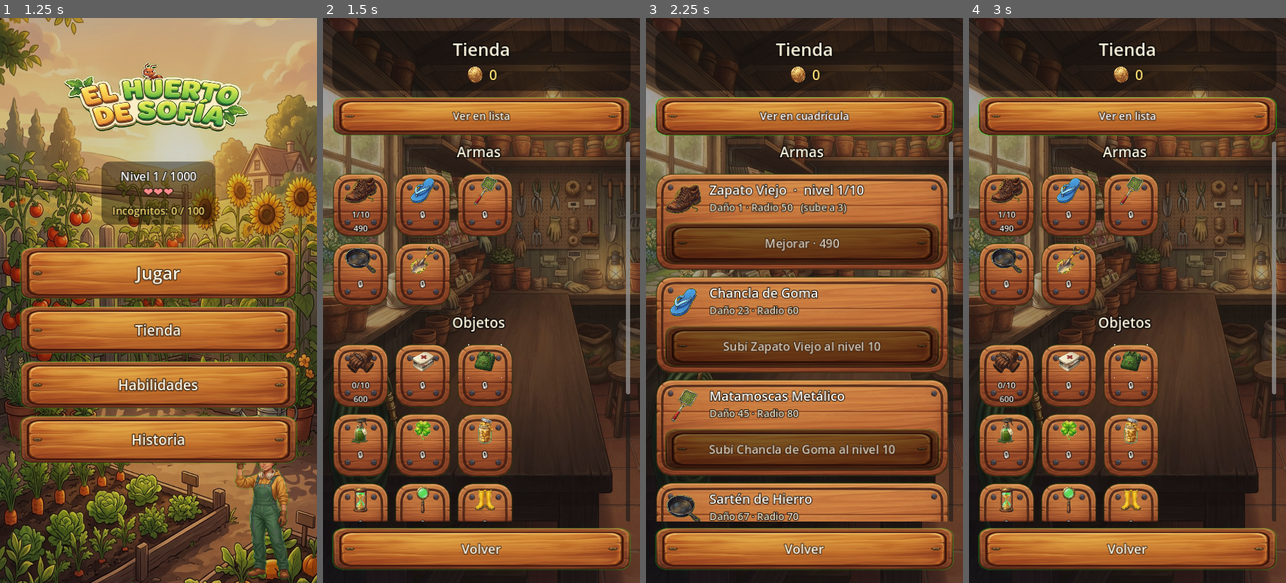
Above: before the commit, frames 1-4 (left to right).
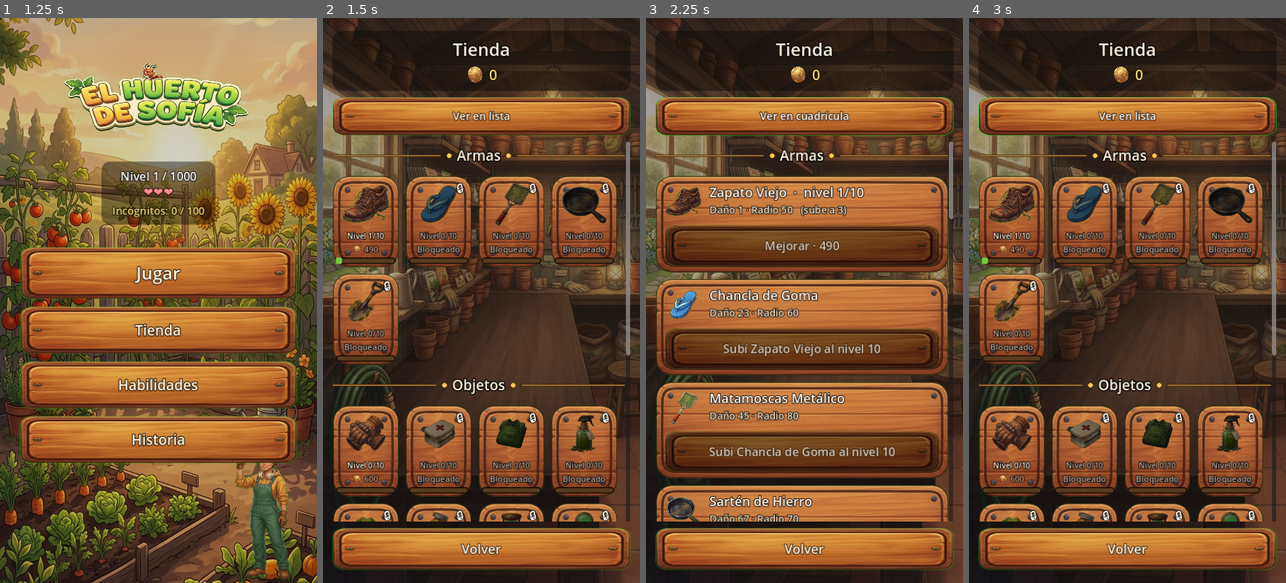
Above: after the commit, the same moments.

Repository: Nitanzw/Mikumemoria
Game: Godot game, scene res://scenes/story/story_intro.tscn
The game is run twice, just before and just after one commit, with the same random seed, the same clock (stepped at 60 frames per second) and the same inputs.
Inputs:
- Up to frame 1 (1.25 s): click "Saltar ▸" at 0.5 s
- Up to frame 2 (1.5 s): click "Tienda" at 1.25 s
- Up to frame 3 (2.25 s): click "Ver en lista" at 2 s
- Up to frame 4 (3 s): click "Ver en cuadrícula" at 2.75 s

Frame 1 is identical in both runs. In frame 2, 35% of the frame differs, in the area x 2-97%, y 22-90%; in frame 3, 22%; in frame 4, 35%.

Commit message:
Mostrar el avance en la cuadrícula de la tienda
Con 10 niveles por artículo, un "3/10" en texto chico no alcanza para ver
de un barrido en qué estás cerca de completar. Cada casillero pasa a
mostrar ícono, nivel sobre el máximo, el precio con la moneda al lado y
una barra de progreso, que se pone dorada cuando el artículo está
completo: ésa es la señal de que se desbloqueó el siguiente eslabón.

Lo bloqueado va con el ícono apagado y un candado en la esquina, para
distinguirlo sin leer. Las secciones se separan con un filete y dos
cuentas doradas a cada lado del título; antes eran Labels sueltos y las
tres secciones se leían como una lista larga sin cortes. La grilla pasa
de 3 a 4 columnas.

Y la cadena traba conseguir un artículo, no seguir mejorándolo. Salió de
probar con un guardado migrado: un arma que ya venía comprada quedaba
mostrando "Nivel 1/10" y "Bloqueado" a la vez, que no significa nada.

Co-Authored-By: Claude Opus 5 <noreply@anthropic.com>
Claude-Session: https://claude.ai/code/session_017CZQGSdpv5Kh1U4gJuW4s1

Diff:
--- a/scripts/menu/shop_ui.gd
+++ b/scripts/menu/shop_ui.gd
@@ -32,8 +32,15 @@
 @onready var header: PanelContainer = $Margin/VBox/Header
 @onready var back_button: Button = $Margin/VBox/BackButton
 
-const GRID_COLUMNS := 3
-const TILE := Vector2(96, 108)
+const GRID_COLUMNS := 4
+const TILE := Vector2(114, 156)
+
+## Alto de la barrita de nivel de cada casillero.
+const BAR_HEIGHT := 11.0
+const BAR_FILLED := Color(0.44, 0.82, 0.24)
+const BAR_FULL := Color(1.0, 0.78, 0.24)
+const BAR_TRACK := Color(0.34, 0.23, 0.12, 1.0)
+const COIN_ICON := "res://assets/sprites/ui/coin.png"
 
 var _grid_view: bool = true
 var _view_button: Button
@@ -130,20 +137,27 @@
 		grid.add_child(_build_tile(item_id, are_weapons))
 	return grid
 
-## Casillero de la cuadrícula: ícono grande, y abajo el estado (precio,
-## nivel comprado, o "Equipado"). Sin texto largo: para eso está la ficha.
+## Casillero de la cuadrícula: ícono, nivel, barra de progreso y precio
+## con la moneda. La barra es lo que hace que el avance se lea de un
+## vistazo — con 10 niveles por artículo, "3/10" en texto chico no
+## alcanza para ver de un barrido en qué estás cerca de completar.
 func _build_tile(item_id: String, is_weapon: bool) -> Control:
+	var info := _tile_info(item_id, is_weapon)
+
 	var button := Button.new()
 	button.custom_minimum_size = TILE
-	button.add_theme_stylebox_override("normal", UITheme.card_style())
-	button.add_theme_stylebox_override("hover", UITheme.card_style())
-	button.add_theme_stylebox_override("pressed", UITheme.card_style())
+	for state in ["normal", "hover", "pressed"]:
+		button.add_theme_stylebox_override(state, UITheme.card_style())
 	button.pressed.connect(_show_detail.bind(item_id, is_weapon))
 
 	var box := VBoxContainer.new()
 	box.mouse_filter = Control.MOUSE_FILTER_IGNORE
 	box.set_anchors_preset(Control.PRESET_FULL_RECT)
-	box.add_theme_constant_override("separation", 2)
+	box.offset_left = 6.0
+	box.offset_right = -6.0
+	box.offset_top = 6.0
+	box.offset_bottom = -6.0
+	box.add_theme_constant_override("separation", 3)
 	button.add_child(box)
 
 	var icon := TextureRect.new()
@@ -151,34 +165,138 @@
 	if path != "" and ResourceLoader.exists(path):
 		icon.texture = load(path)
 	icon.custom_minimum_size = Vector2(0, 58)
+	icon.size_flags_vertical = Control.SIZE_EXPAND_FILL
 	icon.expand_mode = TextureRect.EXPAND_IGNORE_SIZE
 	icon.stretch_mode = TextureRect.STRETCH_KEEP_ASPECT_CENTERED
 	icon.mouse_filter = Control.MOUSE_FILTER_IGNORE
+	# Lo bloqueado se apaga: se distingue sin tener que leer el candado.
+	if info["locked"]:
+		icon.modulate = Color(0.5, 0.46, 0.42)
 	box.add_child(icon)
 
-	var status := Label.new()
-	status.text = _tile_status(item_id, is_weapon)
-	status.horizontal_alignment = HORIZONTAL_ALIGNMENT_CENTER
-	status.autowrap_mode = TextServer.AUTOWRAP_WORD_SMART
-	status.mouse_filter = Control.MOUSE_FILTER_IGNORE
-	UITheme.style_body(status, 14)
-	box.add_child(status)
+	var level_label := Label.new()
+	level_label.text = info["level_text"]
+	level_label.horizontal_alignment = HORIZONTAL_ALIGNMENT_CENTER
+	level_label.mouse_filter = Control.MOUSE_FILTER_IGNORE
+	UITheme.style_body(level_label, 13)
+	level_label.add_theme_color_override("font_color", info["level_color"])
+	box.add_child(level_label)
+
+	# Precio con la moneda al lado. Un número suelto no dice si es plata
+	# o si es el nivel; con el ícono se lee de una.
+	var cost_row := HBoxContainer.new()
+	cost_row.alignment = BoxContainer.ALIGNMENT_CENTER
+	cost_row.add_theme_constant_override("separation", 4)
+	cost_row.mouse_filter = Control.MOUSE_FILTER_IGNORE
+	if int(info["cost"]) > 0 and ResourceLoader.exists(COIN_ICON):
+		var coin := TextureRect.new()
+		coin.texture = load(COIN_ICON)
+		coin.custom_minimum_size = Vector2(15, 15)
+		coin.expand_mode = TextureRect.EXPAND_IGNORE_SIZE
+		coin.stretch_mode = TextureRect.STRETCH_KEEP_ASPECT_CENTERED
+		coin.mouse_filter = Control.MOUSE_FILTER_IGNORE
+		cost_row.add_child(coin)
+	var cost_label := Label.new()
+	cost_label.text = str(info["cost_text"])
+	cost_label.mouse_filter = Control.MOUSE_FILTER_IGNORE
+	UITheme.style_body(cost_label, 14)
+	cost_label.add_theme_color_override("font_color", info["cost_color"])
+	cost_row.add_child(cost_label)
+	box.add_child(cost_row)
+
+	box.add_child(_level_bar(int(info["level"]), int(info["max_level"])))
+
+	if info["locked"]:
+		button.add_child(_lock_badge())
 	return button
+
+## Candado en la esquina, encima del casillero. Va como hijo aparte del
+## VBox para poder posicionarlo libre sin empujar el resto.
+func _lock_badge() -> Control:
+	var badge := Label.new()
+	badge.text = "🔒"
+	badge.mouse_filter = Control.MOUSE_FILTER_IGNORE
+	badge.set_anchors_preset(Control.PRESET_TOP_RIGHT)
+	badge.offset_left = -32.0
+	badge.offset_top = 6.0
+	badge.offset_right = -8.0
+	badge.offset_bottom = 34.0
+	badge.horizontal_alignment = HORIZONTAL_ALIGNMENT_CENTER
+	UITheme.style_body(badge, 20)
+	return badge
+
+## Barra de nivel. Se pone dorada al estar completa, que es la señal de
+## que ya se puede pasar al siguiente eslabón de la cadena.
+func _level_bar(level: int, max_level: int) -> Control:
+	var track := Panel.new()
+	track.custom_minimum_size = Vector2(0, BAR_HEIGHT)
+	track.mouse_filter = Control.MOUSE_FILTER_IGNORE
+	var track_style := StyleBoxFlat.new()
+	track_style.bg_color = BAR_TRACK
+	track_style.set_corner_radius_all(int(BAR_HEIGHT / 2.0))
+	track_style.border_color = Color(0.10, 0.05, 0.02, 0.95)
+	track_style.set_border_width_all(2)
+	track.add_theme_stylebox_override("panel", track_style)
+
+	if level > 0 and max_level > 0:
+		var fill := Panel.new()
+		fill.mouse_filter = Control.MOUSE_FILTER_IGNORE
+		fill.set_anchors_preset(Control.PRESET_LEFT_WIDE)
+		fill.anchor_right = clampf(float(level) / float(max_level), 0.0, 1.0)
+		fill.offset_right = 0.0
+		var fill_style := StyleBoxFlat.new()
+		fill_style.bg_color = BAR_FULL if level >= max_level else BAR_FILLED
+		fill_style.set_corner_radius_all(3)
+		fill.add_theme_stylebox_override("panel", fill_style)
+		track.add_child(fill)
+	return track
+
+## Todo lo que el casillero necesita mostrar, en un solo lugar, para que
+## armas y objetos no tengan dos caminos distintos.
+func _tile_info(item_id: String, is_weapon: bool) -> Dictionary:
+	var level: int
+	var max_level: int
+	var cost: int
+	var locked: bool
+	if is_weapon:
+		level = GameManager.get_weapon_level(item_id)
+		max_level = WeaponSystem.MAX_LEVEL
+		cost = WeaponSystem.get_upgrade_cost(item_id, level)
+		locked = not WeaponSystem.is_unlocked(GameManager.weapon_levels, item_id)
+	else:
+		level = ItemSystem.get_level(GameManager.items, item_id)
+		max_level = ItemSystem.get_max_level(item_id)
+		cost = ItemSystem.get_cost(GameManager.items, item_id)
+		locked = not ItemSystem.is_unlocked(GameManager.items, item_id)
+
+	var cost_text := str(cost)
+	var cost_color := Color(1, 0.88, 0.5)
+	if locked:
+		cost_text = "Bloqueado"
+		cost_color = Color(0.72, 0.66, 0.6)
+		cost = 0
+	elif cost < 0:
+		cost_text = "Completo"
+		cost_color = Color(1, 0.82, 0.35)
+		cost = 0
+	elif GameManager.player_coins < cost:
+		cost_color = Color(0.85, 0.6, 0.5)
+
+	return {
+		"level": level,
+		"max_level": max_level,
+		"cost": cost,
+		"cost_text": cost_text,
+		"cost_color": cost_color,
+		"locked": locked,
+		"level_text": "Nivel %d/%d" % [level, max_level],
+		"level_color": Color(0.72, 0.66, 0.6) if locked else Color(0.96, 0.92, 0.84),
+	}
 
 func _icon_path(item_id: String, is_weapon: bool) -> String:
 	if is_weapon:
 		return str(WeaponSystem.get_weapon_data(item_id).get("sprite", ""))
 	return str(ItemSystem.get_item(item_id).get("icon", ""))
-
-func _tile_status(item_id: String, is_weapon: bool) -> String:
-	if is_weapon:
-		if not WeaponSystem.is_unlocked(GameManager.weapon_levels, item_id):
-			return "🔒"
-		var wl := GameManager.get_weapon_level(item_id)
-		var wcost := WeaponSystem.get_upgrade_cost(item_id, wl)
-		if wcost < 0:
-			return "MAX %d/%d" % [wl, WeaponSystem.MAX_LEVEL]
-		return "%d/%d\n%d" % [wl, WeaponSystem.MAX_LEVEL, wcost]
 
 	if not ItemSystem.is_unlocked(GameManager.items, item_id):
 		return "🔒"
@@ -225,13 +343,57 @@
 
 ## Separador con el nombre de la sección: sin esto, armas y objetos
 ## quedaban mezclados en una sola lista larga y no se entendía qué era qué.
+## Encabezado de sección: el título entre dos filetes con una cuenta
+## dorada a cada lado. Antes era un Label suelto y las tres secciones se
+## leían como una lista larga sin cortes.
 func _build_section(title: String) -> Control:
+	var row := HBoxContainer.new()
+	row.custom_minimum_size = Vector2(0, 48)
+	row.alignment = BoxContainer.ALIGNMENT_CENTER
+	row.add_theme_constant_override("separation", 8)
+	row.mouse_filter = Control.MOUSE_FILTER_IGNORE
+
+	row.add_child(_rule())
+	row.add_child(_bead())
+
 	var label := Label.new()
 	label.text = title
 	label.horizontal_alignment = HORIZONTAL_ALIGNMENT_CENTER
+	label.mouse_filter = Control.MOUSE_FILTER_IGNORE
 	UITheme.style_title(label, 24)
-	label.custom_minimum_size = Vector2(0, 44)
-	return label
+	row.add_child(label)
+
+	row.add_child(_bead())
+	row.add_child(_rule())
+	return row
+
+## Filete: se estira para llenar lo que sobra a cada lado del título.
+func _rule() -> Control:
+	var rule := Panel.new()
+	rule.custom_minimum_size = Vector2(0, 4)
+	rule.size_flags_horizontal = Control.SIZE_EXPAND_FILL
+	rule.size_flags_vertical = Control.SIZE_SHRINK_CENTER
+	rule.mouse_filter = Control.MOUSE_FILTER_IGNORE
+	var style := StyleBoxFlat.new()
+	style.bg_color = Color(0.62, 0.44, 0.20, 0.9)
+	style.set_corner_radius_all(2)
+	style.border_color = Color(0.25, 0.15, 0.05, 0.8)
+	style.set_border_width_all(1)
+	rule.add_theme_stylebox_override("panel", style)
+	return rule
+
+func _bead() -> Control:
+	var bead := Panel.new()
+	bead.custom_minimum_size = Vector2(10, 10)
+	bead.size_flags_vertical = Control.SIZE_SHRINK_CENTER
+	bead.mouse_filter = Control.MOUSE_FILTER_IGNORE
+	var style := StyleBoxFlat.new()
+	style.bg_color = Color(1.0, 0.80, 0.30)
+	style.set_corner_radius_all(5)
+	style.border_color = Color(0.42, 0.26, 0.06)
+	style.set_border_width_all(1)
+	bead.add_theme_stylebox_override("panel", style)
+	return bead
 
 ## Fila de objeto pasivo. Igual que la de arma, pero muestra el nivel
 ## comprado sobre el máximo, porque son mejoras acumulables.
--- a/scripts/systems/item_system.gd
+++ b/scripts/systems/item_system.gd
@@ -224,6 +224,9 @@
 	return ""
 
 static func is_unlocked(items: Dictionary, item_id: String) -> bool:
+	# Igual que las armas: la cadena traba conseguirlo, no mejorarlo.
+	if get_level(items, item_id) > 0:
+		return true
 	var previous := get_previous(item_id)
 	if previous == "":
 		return true
--- a/scripts/systems/weapon_system.gd
+++ b/scripts/systems/weapon_system.gd
@@ -108,6 +108,12 @@
 
 ## Se puede tocar (comprar o mejorar) sólo si la anterior está al máximo.
 static func is_unlocked(levels: Dictionary, weapon_name: String) -> bool:
+	# La cadena traba CONSEGUIR el arma, no seguir mejorándola. Si ya la
+	# tenés (por ejemplo, viene de un guardado viejo migrado), podés
+	# subirla igual: si no, quedaba mostrando "Nivel 1/10" y "Bloqueado"
+	# a la vez, que no significa nada.
+	if get_level(levels, weapon_name) > 0:
+		return true
 	var previous := get_previous(weapon_name)
 	if previous == "":
 		return true
Not shown, changed: export_presets.cfg
Not shown, changed: README.md
Not shown, changed: dist/README.md
Not shown, changed: dist/el_huerto_de_sofia.apk
